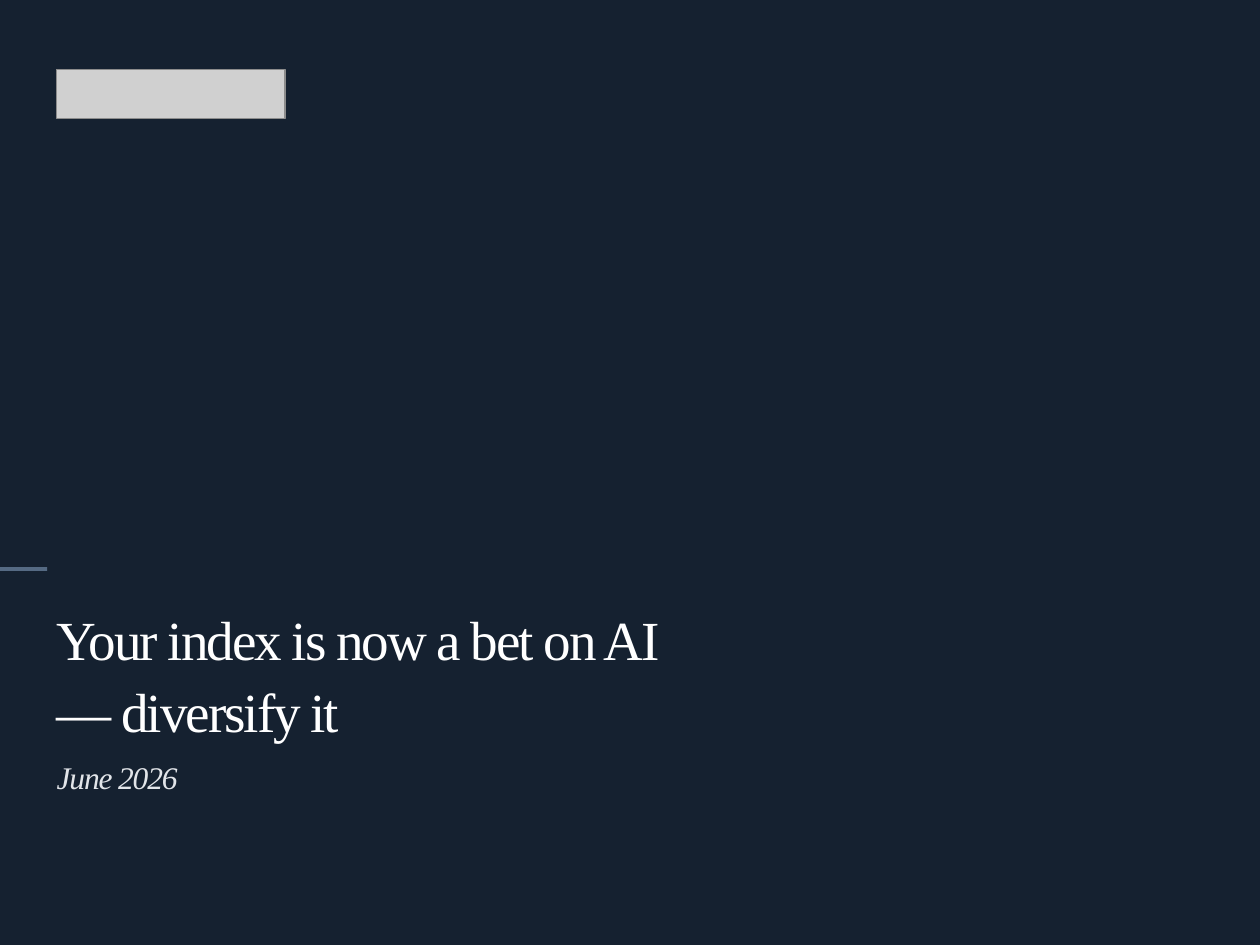
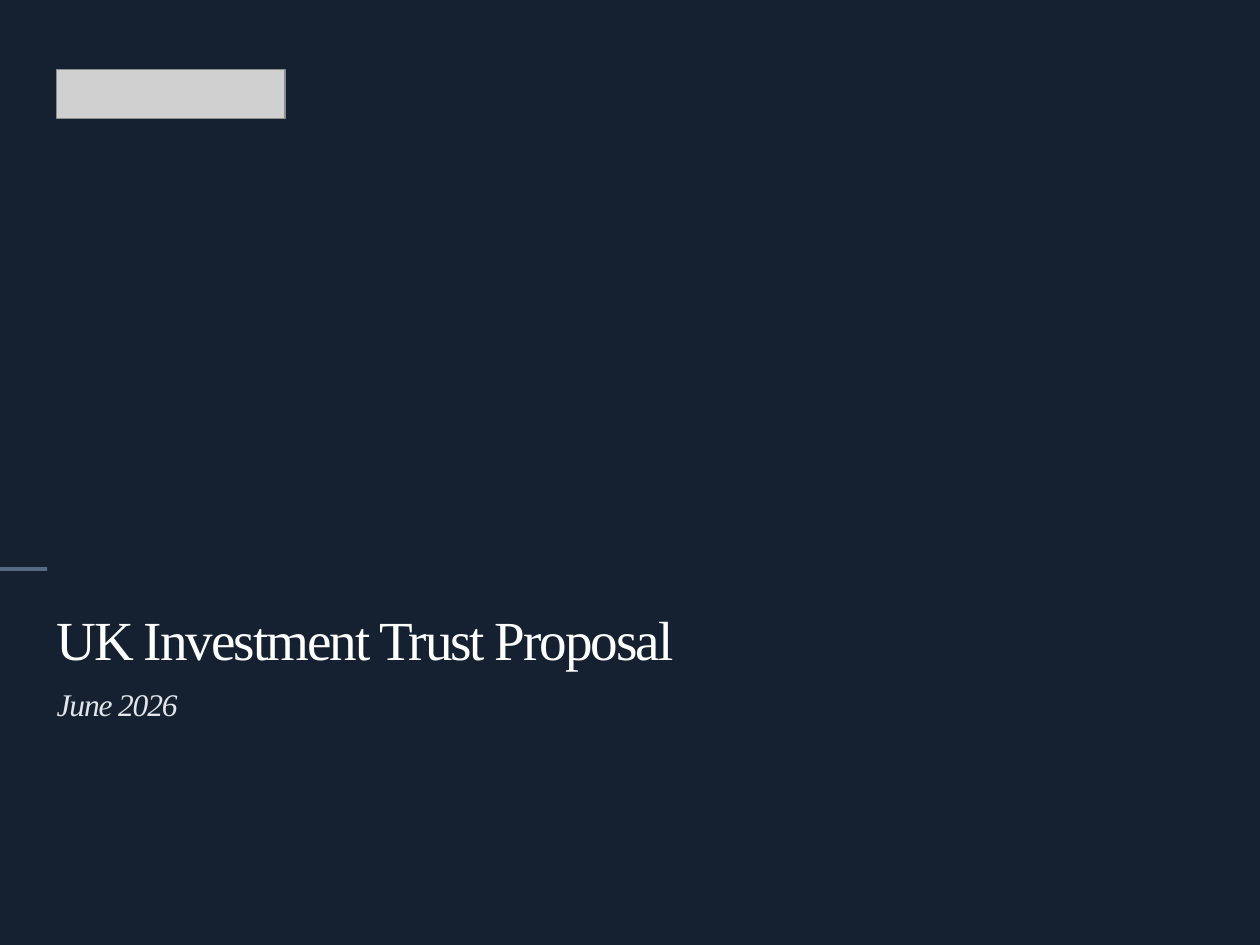
Before and after one commit to charette-lab/Claude, a slide deck: slide 1 of Your_index_is_now_a_bet_on_AI_diversify_it.pptx. Drawn at 1260x945 pixels with LibreOffice and Linux fonts; fonts in the diff are those of the drawing; grey boxes stand for pictures. Boxes give left, top, right and bottom in pixels: in the first picture for what was removed or moved away, otherwise in the second. Text is boxed around its words. In the diff, an @@ line names an element or a change of style, - is before the commit and + after.

```diff
--- a/Your_index_is_now_a_bet_on_AI_diversify_it.pptx
+++ b/Your_index_is_now_a_bet_on_AI_diversify_it.pptx
@@ text at (x1=57, y1=621, x2=674, y2=670): text changed @@
-Your index is now a bet on AI
-— diversify it
+UK Investment Trust Proposal
```
